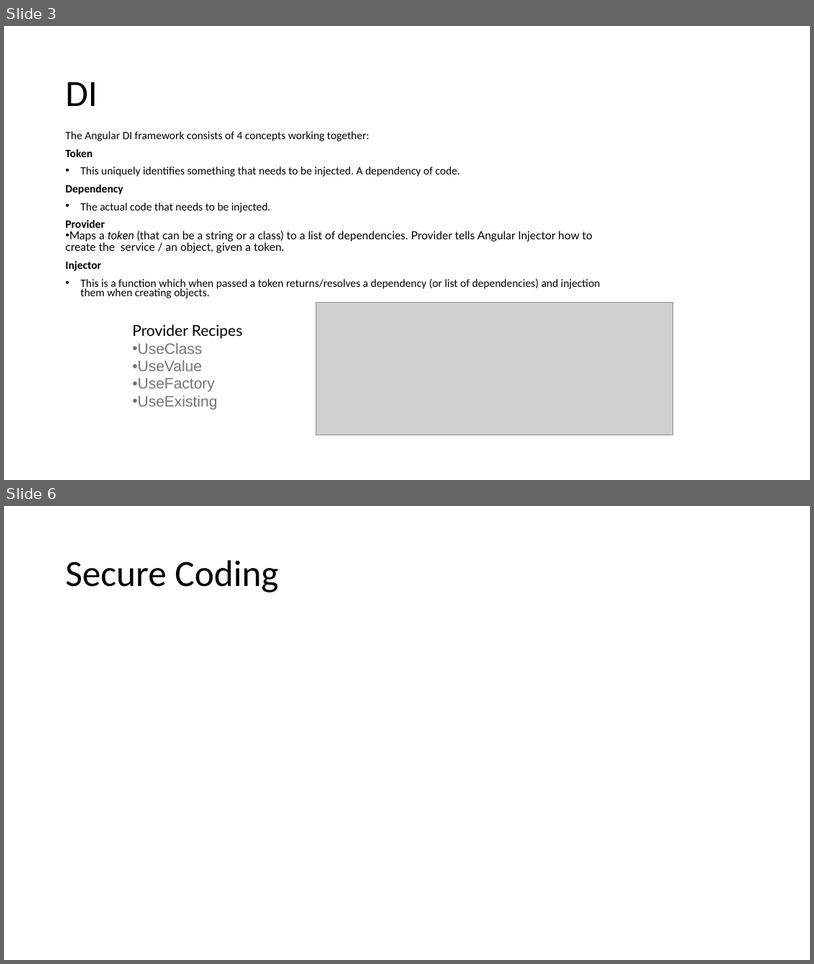
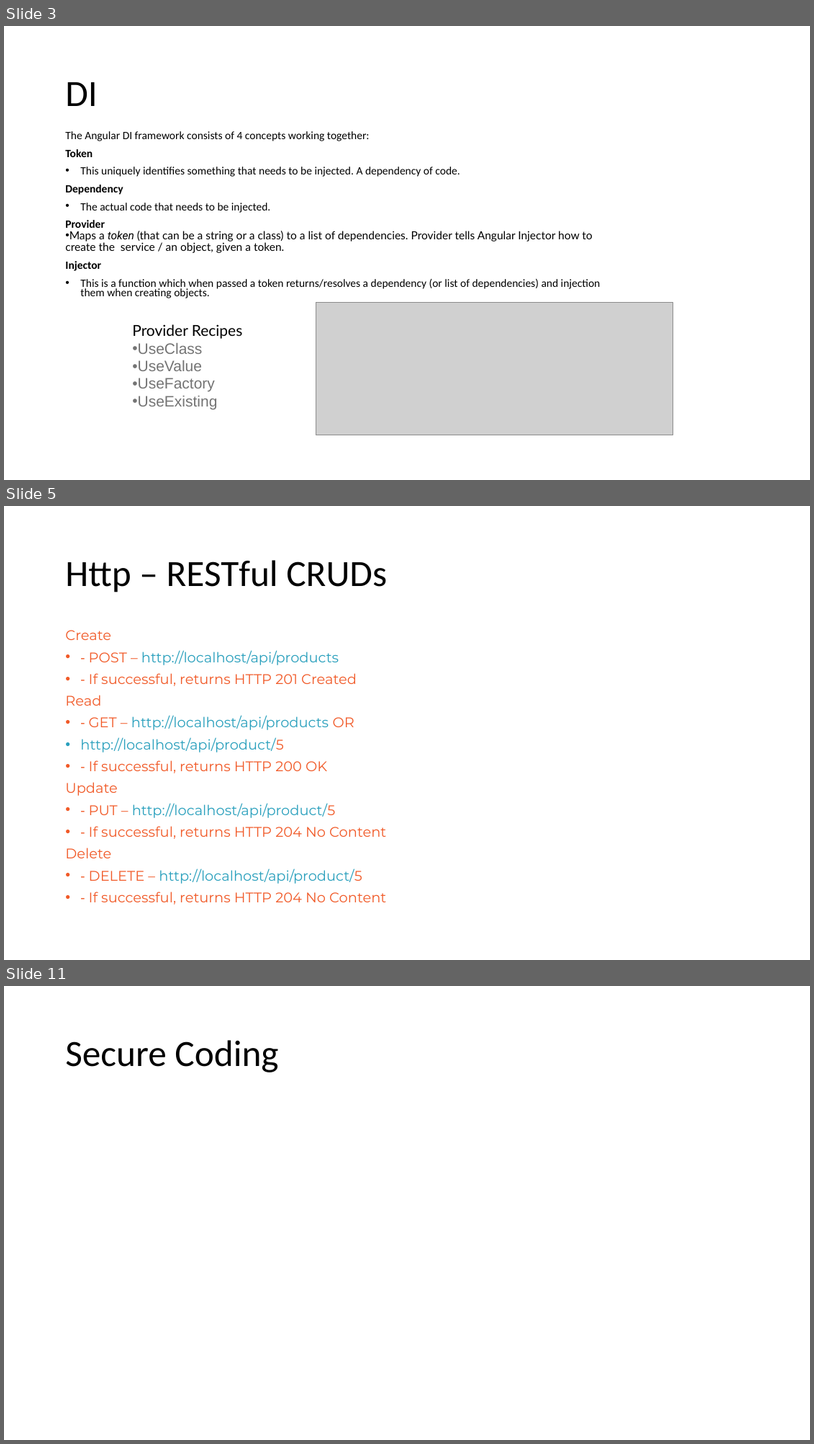
Before and after one commit to sitaramgarlapati/angularDemo, a slide deck: slides/Ang Sessions 3.pptx. Shown one above the other, each under a label of ours: slides 3 and 6 before the commit, slides 3, 5 and 11 after it; the slides between them are not shown. The pictures are 814x964 and 814x1444 pixels, drawn with LibreOffice and Linux fonts; fonts in the diff are those of the drawing; grey boxes stand for pictures. Boxes give left, top, right and bottom in pixels: in the first picture for what was removed or moved away, otherwise in the second. Text is boxed around its words. In the diff, an @@ line names an element or a change of style, - is before the commit and + after.

```diff
--- a/slides/Ang Sessions 3.pptx
+++ b/slides/Ang Sessions 3.pptx
@@ slide 5 added at (4,506,810,960), background #FFFFFF @@
@@ title added at (65,560,387,592), 44 pt, text #000000 @@
+Http – RESTful CRUDs
@@ text added at (65,630,386,904), 16.6 pt, text #F15A28 @@
+Create
+• - POST – http://localhost/api/products
+• - If successful, returns HTTP 201 Created
+Read
+• - GET – http://localhost/api/products OR
+• http://localhost/api/product/5
+• - If successful, returns HTTP 200 OK
+Update
+• - PUT – http://localhost/api/product/5
+• - If successful, returns HTTP 204 No Content
+Delete
+• - DELETE – http://localhost/api/product/5
+• - If successful, returns HTTP 204 No Content
@@ what was slide 6 is now slide 11 @@
```
Also in this commit, not shown: 3 slides changed, 5 other slides added, 1 other file.
